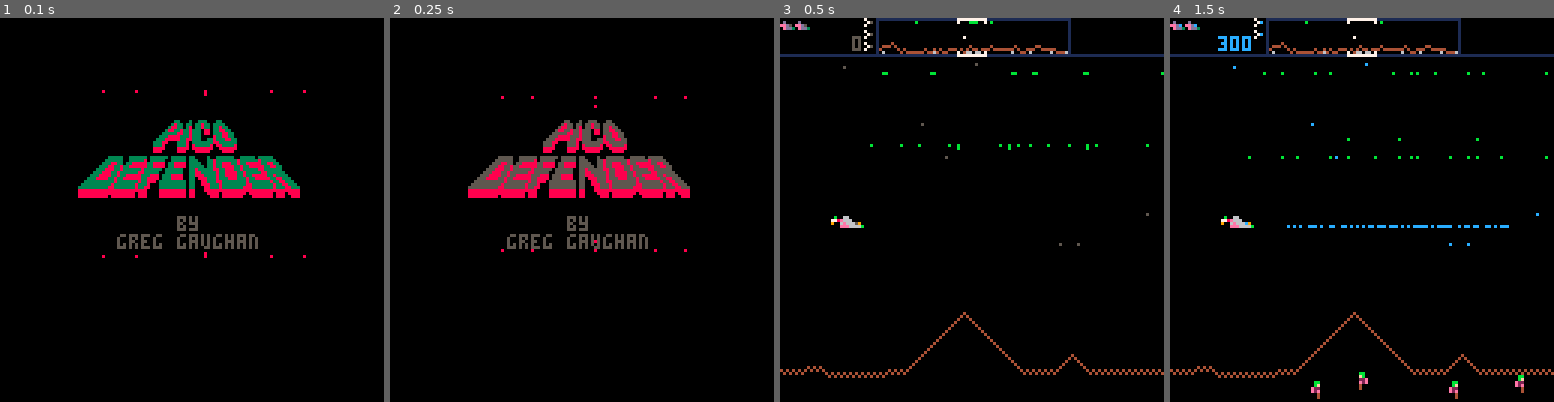
Above: before the commit, frames 1-4 (left to right).
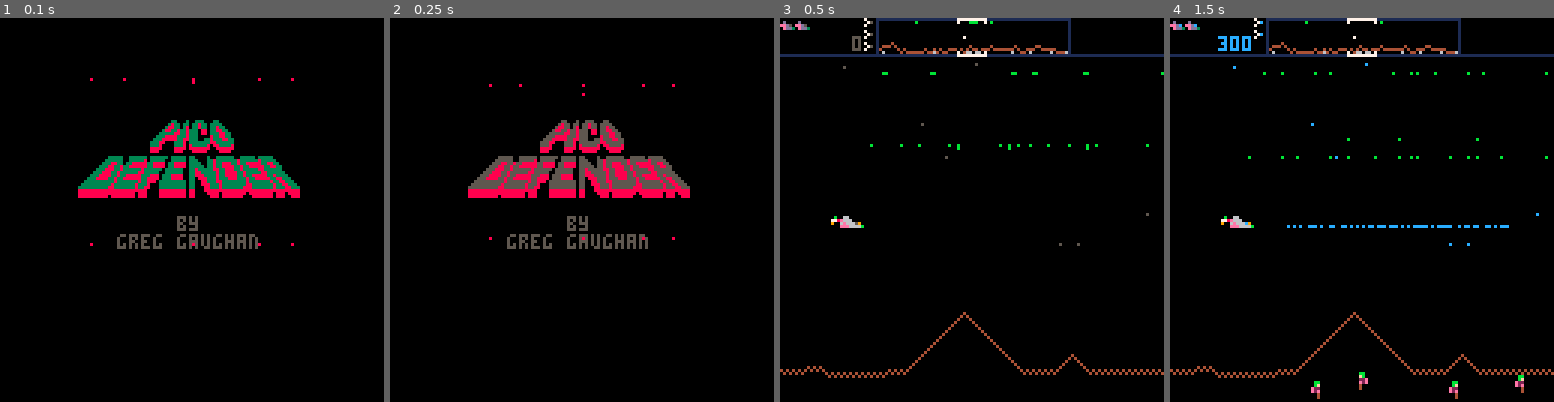
Above: after the commit, the same moments.

Repository: ggaughan/picodefender
Game: PICO-8 cartridge picodefender.p8
The game is run twice, just before and just after one commit, with the same random seed, the same clock (stepped at 60 frames per second) and the same inputs.
Inputs:
- Up to frame 1 (0.1 s): no input
- Up to frame 2 (0.25 s): no input
- Up to frame 3 (0.5 s): tap X (X key) at 0.33 s
- Up to frame 4 (1.5 s): tap O (Z key) at 0.7 s; tap X (X key) at 1.07 s

The runs differ from the first frame. In frame 1, 0.9% of the frame differs, in the area x 23-80%, y 15-63%; in frame 2, 0.9%, in the area x 25-78%, y 17-61%; in frame 3, nothing differs; in frame 4, nothing differs.

Commit message:
Tweak logo

Diff:
--- a/picodefender.p8
+++ b/picodefender.p8
@@ -777,7 +777,7 @@
 	local timeout = (age > title_delay)
 
 	if bombing_t == nil then
-		add_explosion({x=cx+64,y=48,c=8}, true, particle_speed/2, title_particle_expire)
+		add_explosion({x=cx+60,y=44,c=8}, true, particle_speed/2, title_particle_expire)
 		--add_explosion({x=cx+64,y=50,c=8}, false, particle_speed, title_particle_expire)
 		bombing_t = t
 		bombing_e = bombing_expire -- todo increase here!
@@ -2155,8 +2155,8 @@
 	if fire then
 	 -- todo move rnd to table
 
-	 -- todo elseif more efficient
-		if ((e.k == lander) and (wxtoc(e.x) > 128 or wxtoc(e.x) < 0)) fire=false  -- off screen
+	 -- todo elseif more efficient	- no: rnd-lookup first
+		if ((e.k==lander) and (wxtoc(e.x) > 128 or wxtoc(e.x) < 0)) fire=false  -- off screen
 
 		if (e.k==lander and rnd() > 0.0025) fire=false
 		if (e.k==mutant and rnd() > 0.006) fire=false
@@ -2339,17 +2339,17 @@
 00000000000000000000000000000000000000000000000000000000000000000000000000000000000000000000000000000000000000000000000000000000
 00000000000000000000000000000000000000000000000000000000000000000000000000000000000000000000000000000000000000000000000000000000
 00000000000000000000000000000000000000000000000000000000000000000000000000000000000000000000000000000000000000000000000000000000
-000000000000000000000000000000000aa000a00aaa000aa0000000000000000000000000000000000000000000000000000000000000000000000000000000
-00000000000000000000000000000000a8aa0aa0aa8aa0aaaa000000000000000000000000000000000000000000000000000000000000000000000000000000
-0000000000000000000000000000000a88aa0a80aa8aa0aa8aa00000000000000000000000000000000000000000000000000000000000000000000000000000
-000000000000000000000000000000a88aa8aa8aaa0880aa88aa0000000000000000000000000000000000000000000000000000000000000000000000000000
-00000000000000000000000000000aaaaa88aa8aaa0880aaa88aa000000000000000000000000000000000000000000000000000000000000000000000000000
-0000000000000000000000000000aaa8888aaa8aaa00008aa88aa000000000000000000000000000000000000000000000000000000000000000000000000000
-000000000000000000000000000aaa88888aa88aaa00aa8aaa88aa00000000000000000000000000000000000000000000000000000000000000000000000000
-00000000000000000000000000aaa88000aaa80aaaaaaa88aaaaaa00000000000000000000000000000000000000000000000000000000000000000000000000
-00000000000000000000000000aaa80000aaa808aaaaa8088aaaa800000000000000000000000000000000000000000000000000000000000000000000000000
-00000000000000000000000000888800008888088888880088888800000000000000000000000000000000000000000000000000000000000000000000000000
-00000000000000000000000000888000008880008888800008888000000000000000000000000000000000000000000000000000000000000000000000000000
+00000000000000000000000000000000aa000a00aaa000aa00000000000000000000000000000000000000000000000000000000000000000000000000000000
+0000000000000000000000000000000a8aa0aa0aa8aa0aaaa0000000000000000000000000000000000000000000000000000000000000000000000000000000
+000000000000000000000000000000a88aa0a80aa8aa0aa8aa000000000000000000000000000000000000000000000000000000000000000000000000000000
+00000000000000000000000000000a88aa8aa8aaa0880aa88aa00000000000000000000000000000000000000000000000000000000000000000000000000000
+0000000000000000000000000000aaaaa88aa8aaa0880aaa88aa0000000000000000000000000000000000000000000000000000000000000000000000000000
+000000000000000000000000000aaa8888aaa8aaa00008aa88aa0000000000000000000000000000000000000000000000000000000000000000000000000000
+00000000000000000000000000aaa88888aa88aaa00aa8aaa88aa000000000000000000000000000000000000000000000000000000000000000000000000000
+0000000000000000000000000aaa88000aaa80aaaaaaa88aaaaaa000000000000000000000000000000000000000000000000000000000000000000000000000
+0000000000000000000000000aaa80000aaa808aaaaa8088aaaa8000000000000000000000000000000000000000000000000000000000000000000000000000
+00000000000000000000000008888000088880888888800888888000000000000000000000000000000000000000000000000000000000000000000000000000
+00000000000000000000000008880000088800088888000088880000000000000000000000000000000000000000000000000000000000000000000000000000
 00000000000000000000000000000000000000000000000000000000000000000000000000000000000000000000000000000000000000000000000000000000
 00000000000aaaaa00aaaaaa0aaaaaa0aaaaa0aa0000a00aaaaaa00aaaaa0aaaaa00000000000000000000000000000000000000000000000000000000000000
 0000000000aaaaaa00aaaaa80aaaaa00aaaaa0aaa000aa8aaaaaaa8aaaaaa8aaaaa0000000000000000000000000000000000000000000000000000000000000
